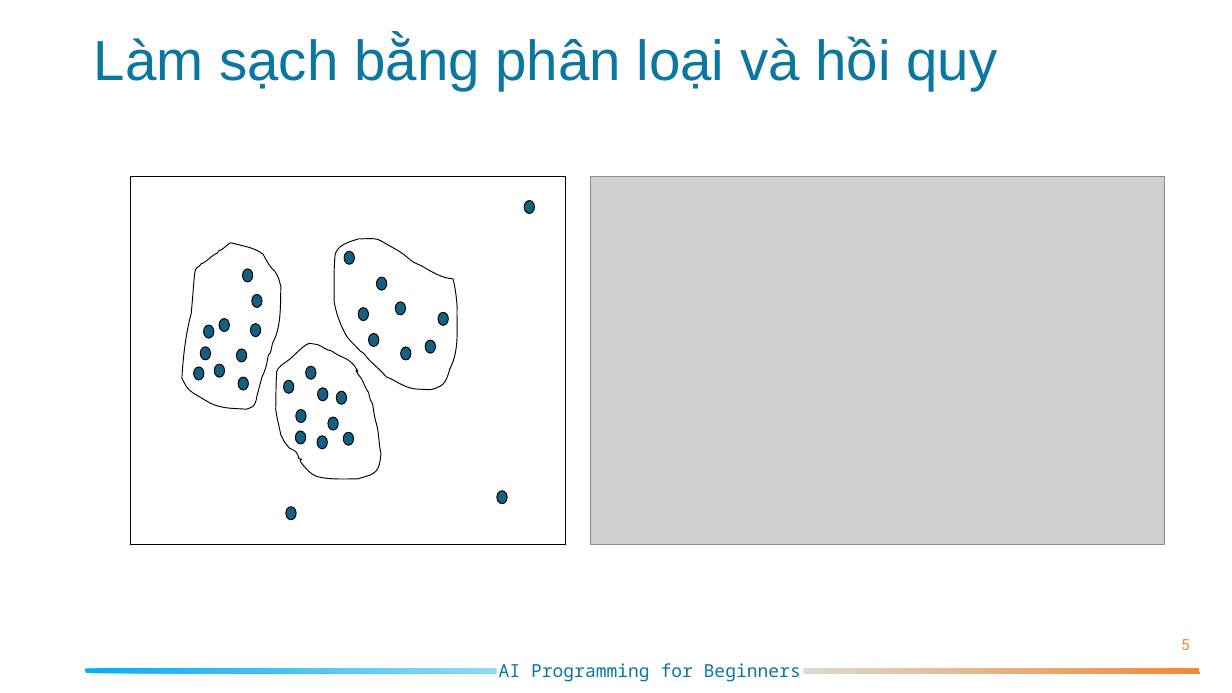
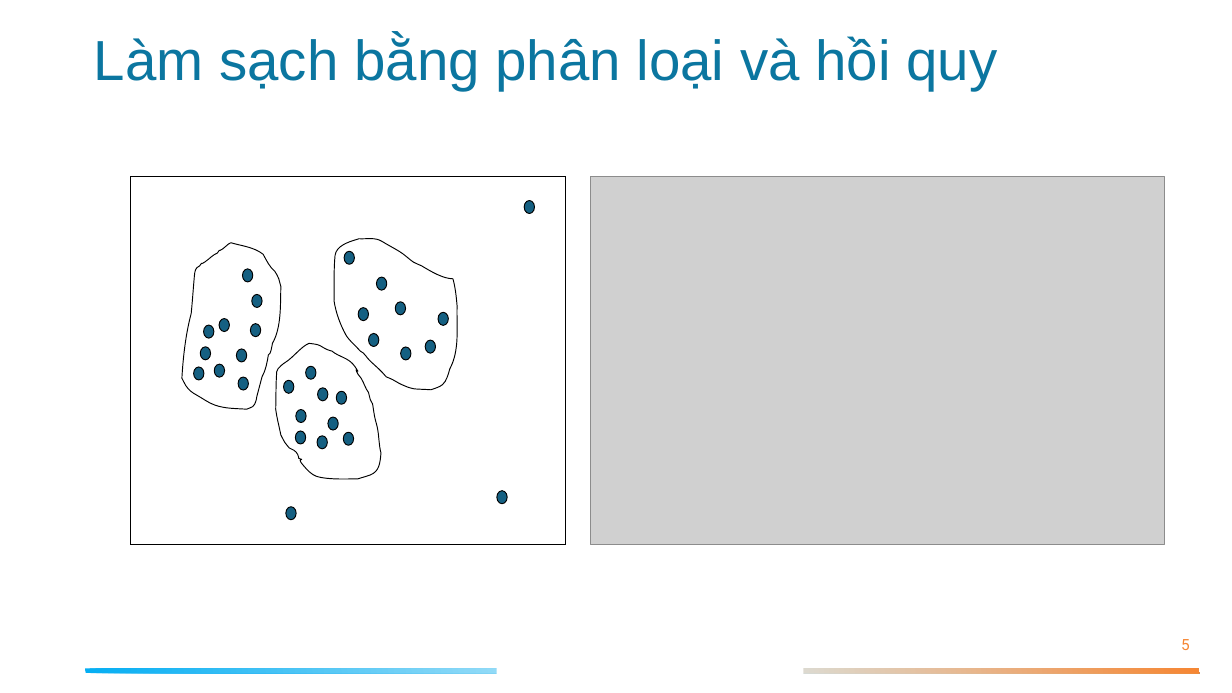
Before and after one commit to hoangducanh1865/Falcon-Class, a slide deck: slide 5 of Slide/Lesson 4/Data preprocessing.pptx. Drawn at 1232x693 pixels with LibreOffice and Linux fonts; fonts in the diff are those of the drawing; grey boxes stand for pictures. Boxes give left, top, right and bottom in pixels: in the first picture for what was removed or moved away, otherwise in the second. Text is boxed around its words. In the diff, an @@ line names an element or a change of style, - is before the commit and + after.

```diff
--- a/Slide/Lesson 4/Data preprocessing.pptx
+++ b/Slide/Lesson 4/Data preprocessing.pptx
@@ text removed at (499, 663, 801, 682) @@
-AI Programming for Beginners
```
Also in this commit, not shown: 5 other slides changed, 15 slides added, 1 other file.
